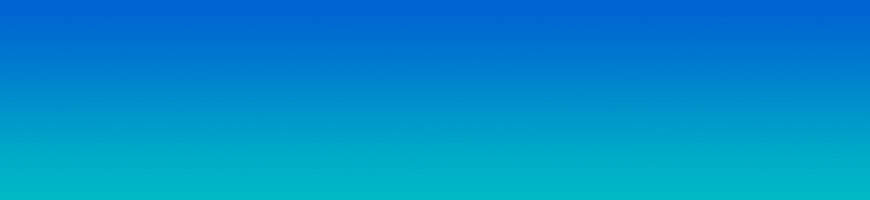
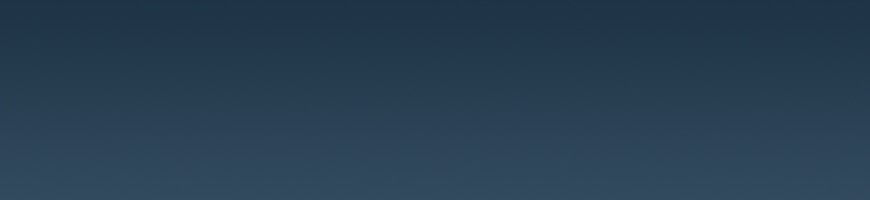
Comparing the layer stacks of the two w=870, h=200 images. Changes:
pixels changed over box(0, 0, 870, 200) (layer not identified)
